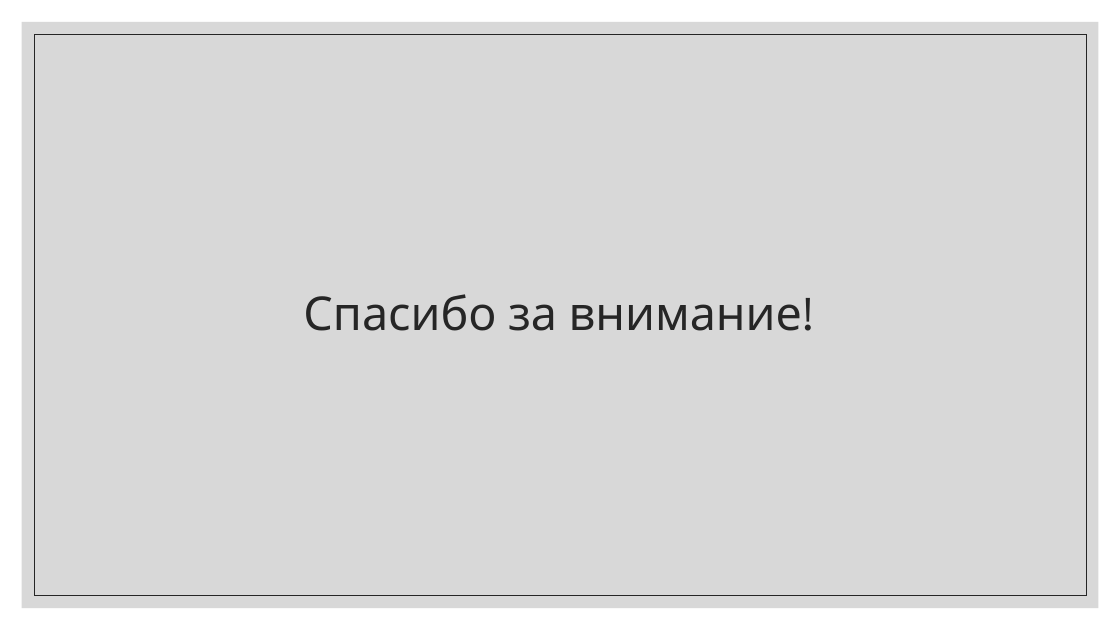
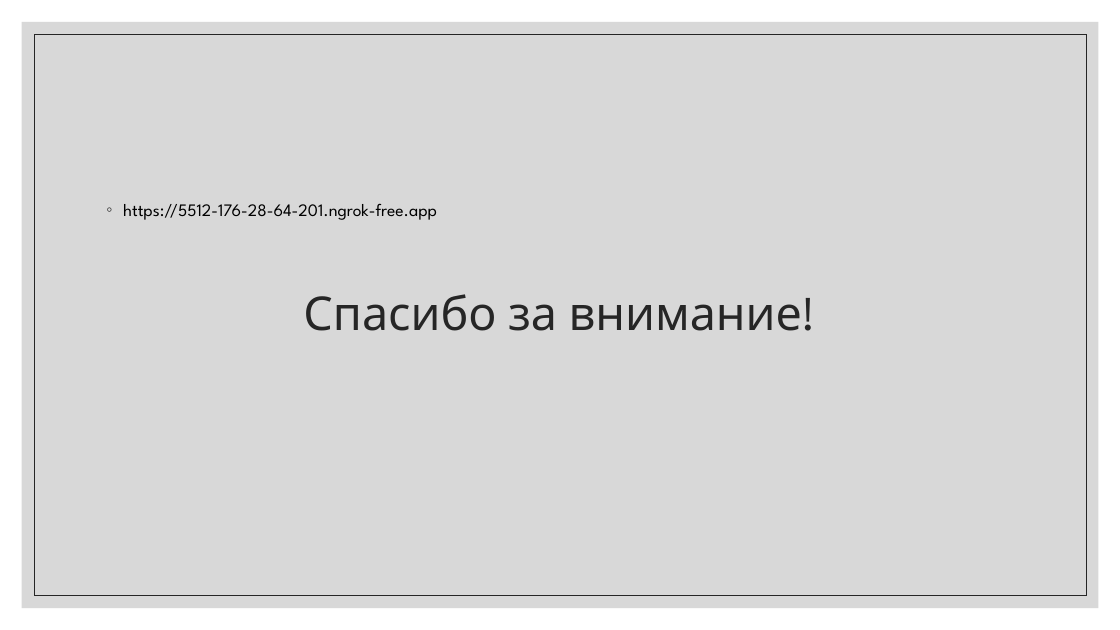
Before and after one commit to realReloadTime/rRT_U1e, a slide deck: slide 7 of Наша презентация.pptx. Drawn at 1120x630 pixels with LibreOffice and Linux fonts; fonts in the diff are those of the drawing. Boxes give left, top, right and bottom in pixels: in the first picture for what was removed or moved away, otherwise in the second. Text is boxed around its words. In the diff, an @@ line names an element or a change of style, - is before the commit and + after.

```diff
--- a/Наша презентация.pptx
+++ b/Наша презентация.pptx
@@ text added at (x1=123, y1=203, x2=437, y2=220), 15 pt, text #000000 @@
+◦ https://5512-176-28-64-201.ngrok-free.app
```
Also in this commit, not shown: 1 other file.
